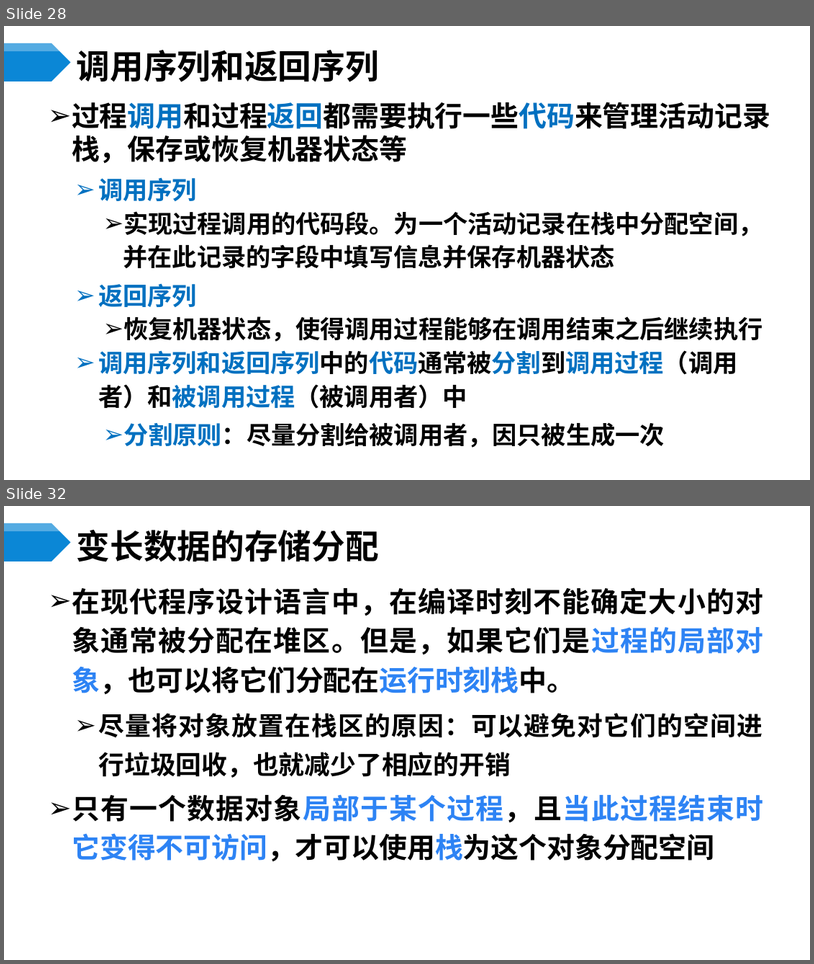
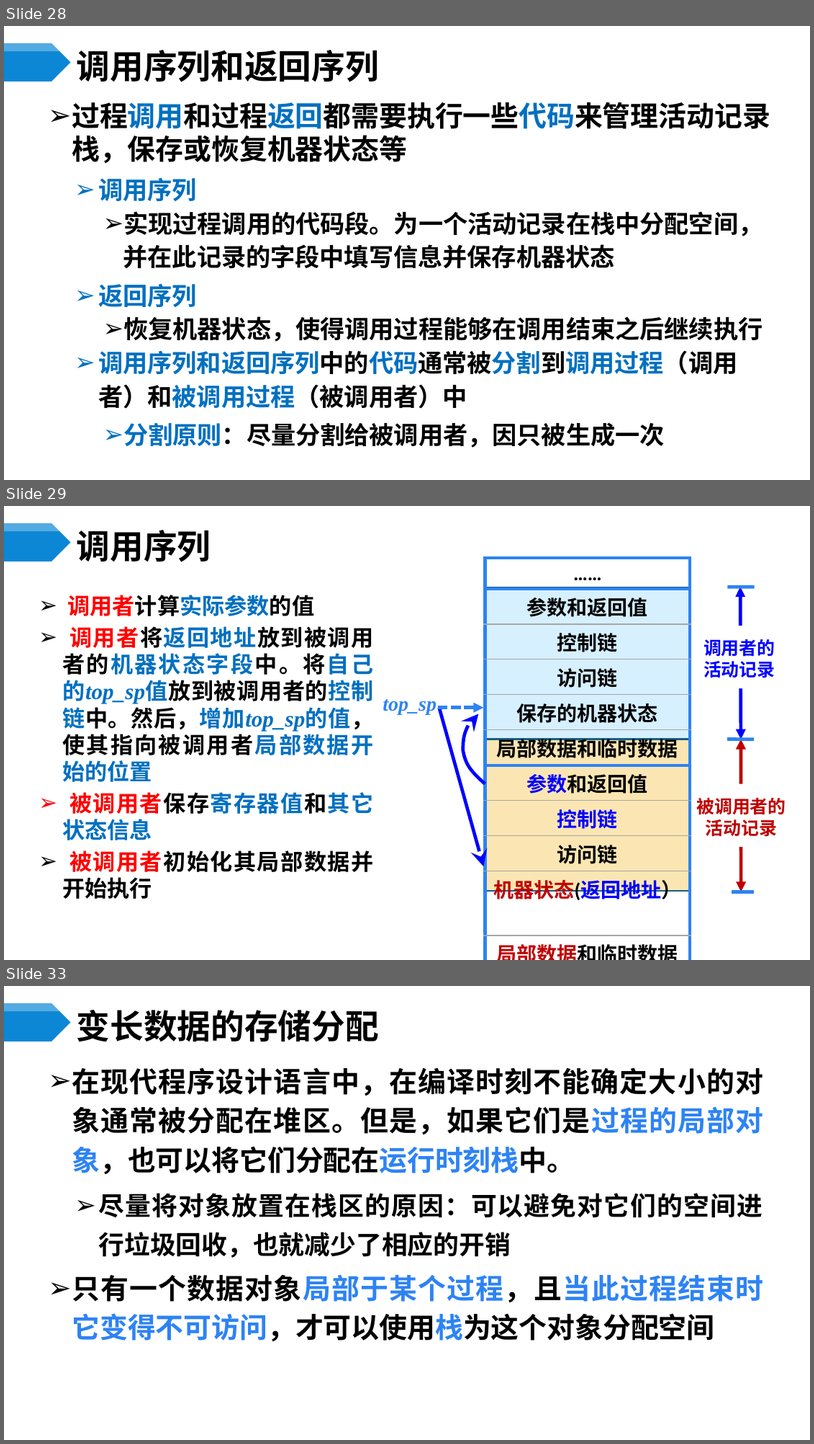
Before and after one commit to ponder-j/HIT-Compilers-Notes, a slide deck: ppts/第7章 运行存储分配.pptx. Shown one above the other, each under a label of ours: slides 28 and 32 before the commit, slides 28, 29 and 33 after it; the slides between them are not shown. The pictures are 814x964 and 814x1444 pixels, drawn with LibreOffice and Linux fonts; fonts in the diff are those of the drawing. Boxes give left, top, right and bottom in pixels: in the first picture for what was removed or moved away, otherwise in the second. Text is boxed around its words. In the diff, an @@ line names an element or a change of style, - is before the commit and + after.

```diff
--- a/ppts/第7章 运行存储分配.pptx
+++ b/ppts/第7章 运行存储分配.pptx
@@ slide 29 added at (4, 506, 810, 960), background #FFFFFF; not listed: 2 template elements that a slide beside it also shows @@
@@ title added at (77, 530, 211, 562), 30 pt, text #000000, bold @@
+调用序列
@@ table added at (486, 559, 690, 921), 12 rows, 1 columns @@
+……
+参数和返回值
+控制链
+访问链
+保存的机器状态
+局部数据和临时数据
+参数和返回值
+控制链
+访问链
+机器状态(返回地址）
+局部数据和临时数据
+……
@@ rectangle added at (485, 587, 689, 739), fill #D6F0FF, outline #195F84 1.25 pt @@
@@ line added from (755, 587) to (728, 587), #2D83F4 3 pt @@
@@ double arrow added from (741, 739) to (741, 587), #0000FF 3 pt @@
@@ text added at (62, 595, 373, 898), 20 pt, text #0070C0, bold @@
+➢ 调用者计算实际参数的值
+➢ 调用者将返回地址放到被调用者的机器状态字段中。将自己的top_sp值放到被调用者的控制链中。然后，增加top_sp的值，使其指向被调用者局部数据开始的位置
+➢ 被调用者保存寄存器值和其它状态信息
+➢ 被调用者初始化其局部数据并开始执行
@@ text added at (704, 639, 775, 678), 16 pt, text #0000FF, bold @@
+调用者的活动记录
@@ text added at (383, 699, 437, 715), 18 pt, text #2D83F4, bold, italic @@
+top_sp
@@ arrow added from (439, 708) to (484, 708), #2D83F4 3 pt dashed @@
@@ arrow added from (440, 708) to (484, 867), #0000FF 3 pt @@
@@ freeform shape added at (463, 714, 485, 784), outline #0000FF 3 pt @@
@@ rectangle added at (485, 739, 689, 890), fill #FBE6B3, outline #195F84 1.25 pt @@
@@ line added from (755, 739) to (728, 739), #2D83F4 3 pt @@
@@ double arrow added from (741, 891) to (741, 739), #C00000 3 pt @@
@@ text added at (697, 798, 787, 836), 16 pt, text #C00000, bold @@
+被调用者的活动记录
@@ line added from (755, 891) to (731, 891), #2D83F4 3 pt @@
@@ what was slide 32 is now slide 33 @@
```
Also in this commit, not shown: 11 slides changed, 1 other slide added, 4 slides removed, 5 other files.
